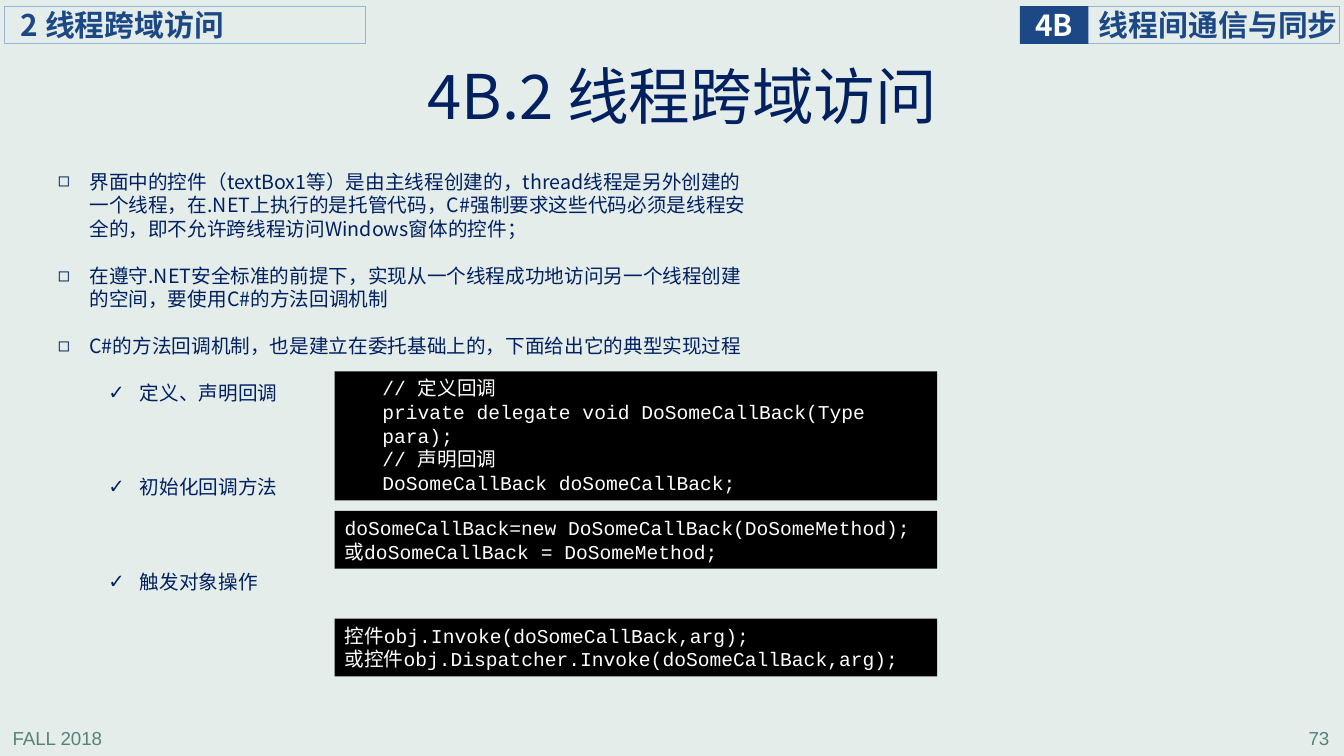
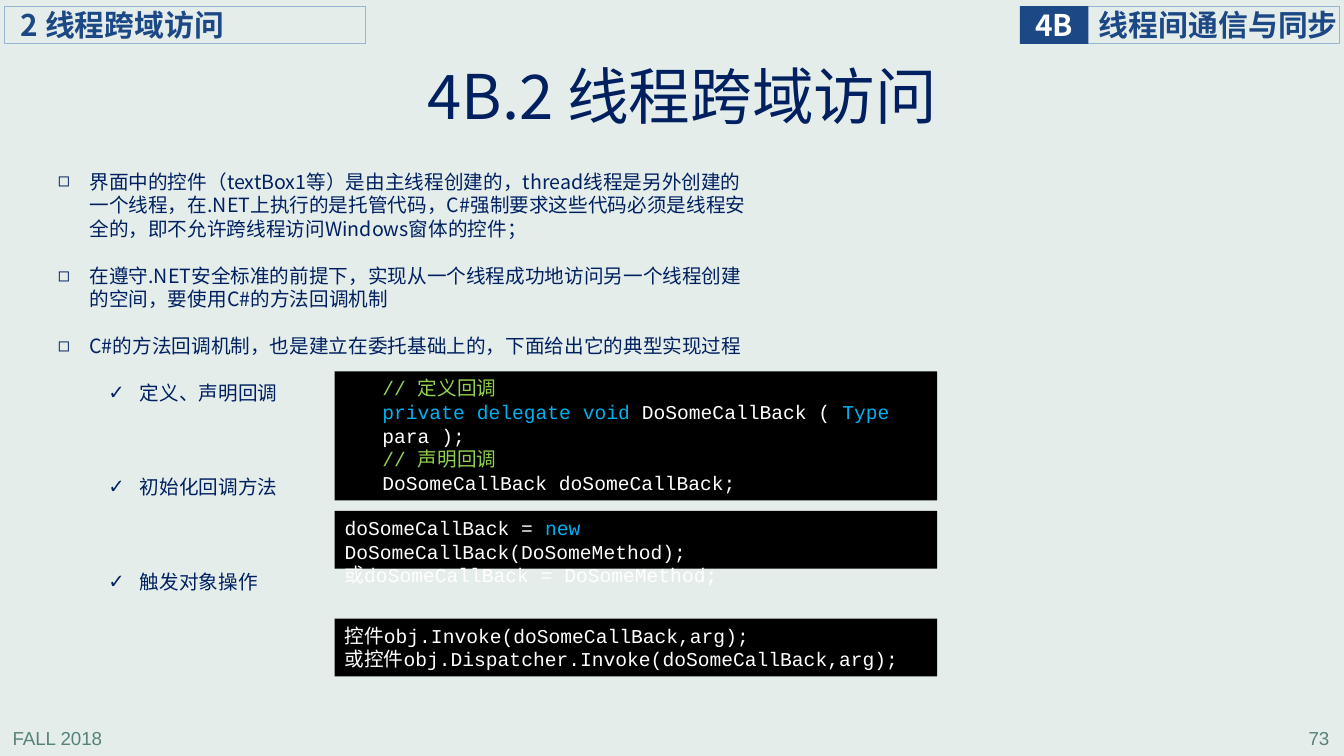
Before and after one commit to jichenghu/ppt_programmingWindows, a slide deck: slide 73 of programmingWindows_4.pptx. Drawn at 1344x756 pixels with LibreOffice and Linux fonts; fonts in the diff are those of the drawing. Boxes give left, top, right and bottom in pixels: in the first picture for what was removed or moved away, otherwise in the second. Text is boxed around its words. In the diff, an @@ line names an element or a change of style, - is before the commit and + after.

```diff
--- a/programmingWindows_4.pptx
+++ b/programmingWindows_4.pptx
@@ text in rectangle at bbox=[418, 378, 496, 468]: text colour #FFFFFF to #92D050 in "// 定义回调", "// 声明回调" @@
@@ text in rectangle at bbox=[382, 405, 889, 447]: text changed; text colour #FFFFFF to #00B0F0 @@
-  private delegate void DoSomeCallBack(Type para);
+  private delegate void DoSomeCallBack ( Type para );
@@ text in rectangle at bbox=[345, 521, 686, 563]: spaces changed @@
-doSomeCallBack=new DoSomeCallBack(DoSomeMethod);
+doSomeCallBack = new DoSomeCallBack(DoSomeMethod);
```
Also in this commit, not shown: 3 other slides changed.
